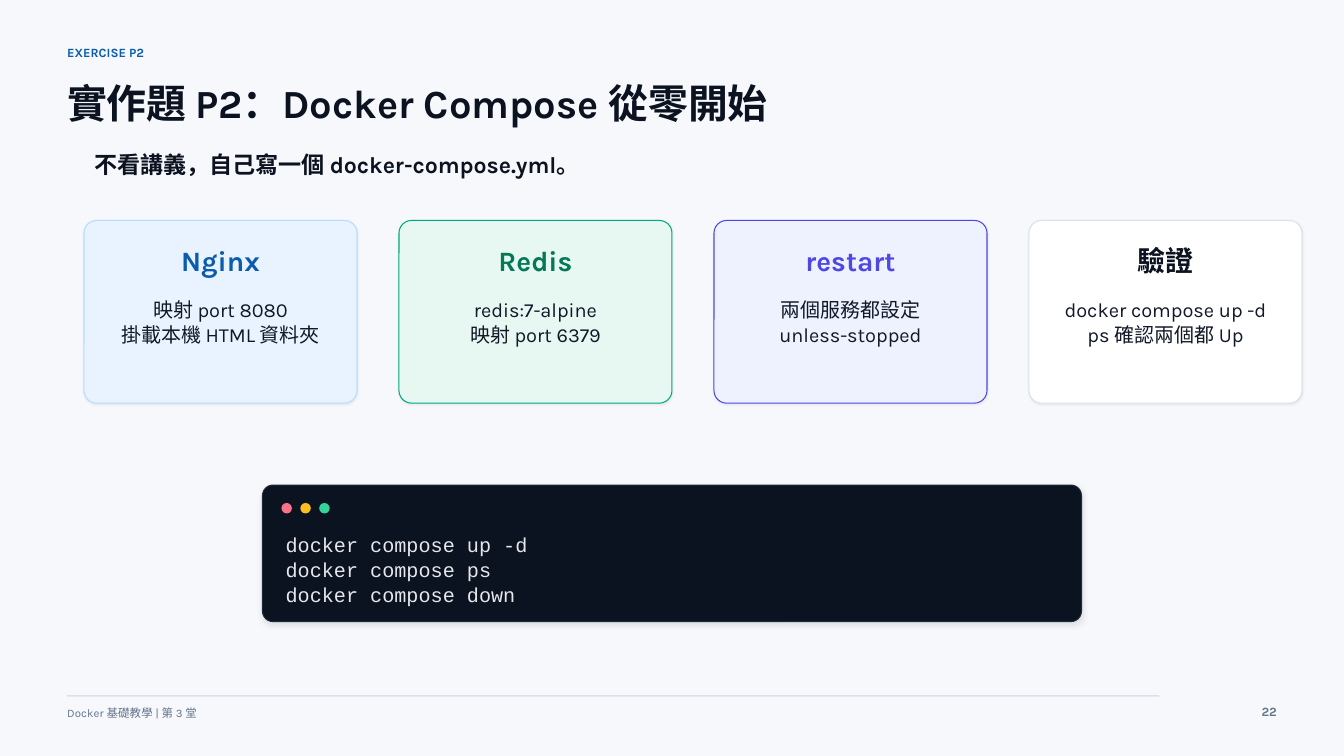
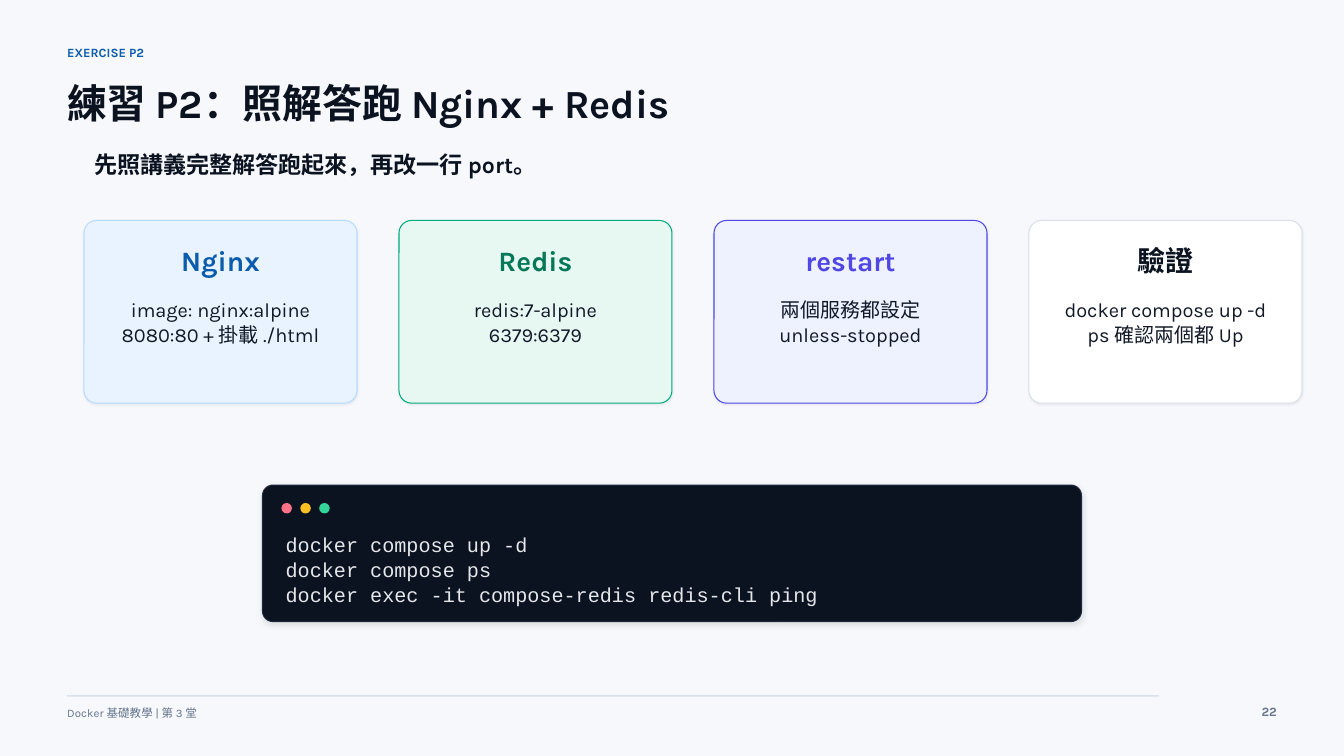
Before and after one commit to lalalalaluk/docker-practice, a slide deck: slide 22 of slides/docker-session3-mysql-compose.pptx. Drawn at 1344x756 pixels with LibreOffice and Linux fonts; fonts in the diff are those of the drawing. Boxes give left, top, right and bottom in pixels: in the first picture for what was removed or moved away, otherwise in the second. Text is boxed around its words. In the diff, an @@ line names an element or a change of style, - is before the commit and + after.

Commit message:
Update Docker course slide code appendices

```diff
--- a/slides/docker-session3-mysql-compose.pptx
+++ b/slides/docker-session3-mysql-compose.pptx
@@ text at (x1=67, y1=84, x2=669, y2=128): text changed @@
-實作題 P2：Docker Compose 從零開始
+練習 P2：照解答跑 Nginx + Redis
@@ text at (x1=94, y1=153, x2=536, y2=179): text changed @@
-不看講義，自己寫一個 docker-compose.yml。
+先照講義完整解答跑起來，再改一行 port。
@@ text at (x1=122, y1=303, x2=319, y2=344): text changed @@
-映射 port 8080
-掛載本機 HTML 資料夾
+image: nginx:alpine
+8080:80 + 掛載 ./html
@@ text at (x1=489, y1=329, x2=582, y2=343): text changed @@
-映射 port 6379
+6379:6379
@@ text at (x1=286, y1=588, x2=817, y2=607): text changed @@
-docker compose down
+docker exec -it compose-redis redis-cli ping
```
Also in this commit, not shown: 8 other slides changed, 10 slides added, 4 other files.
